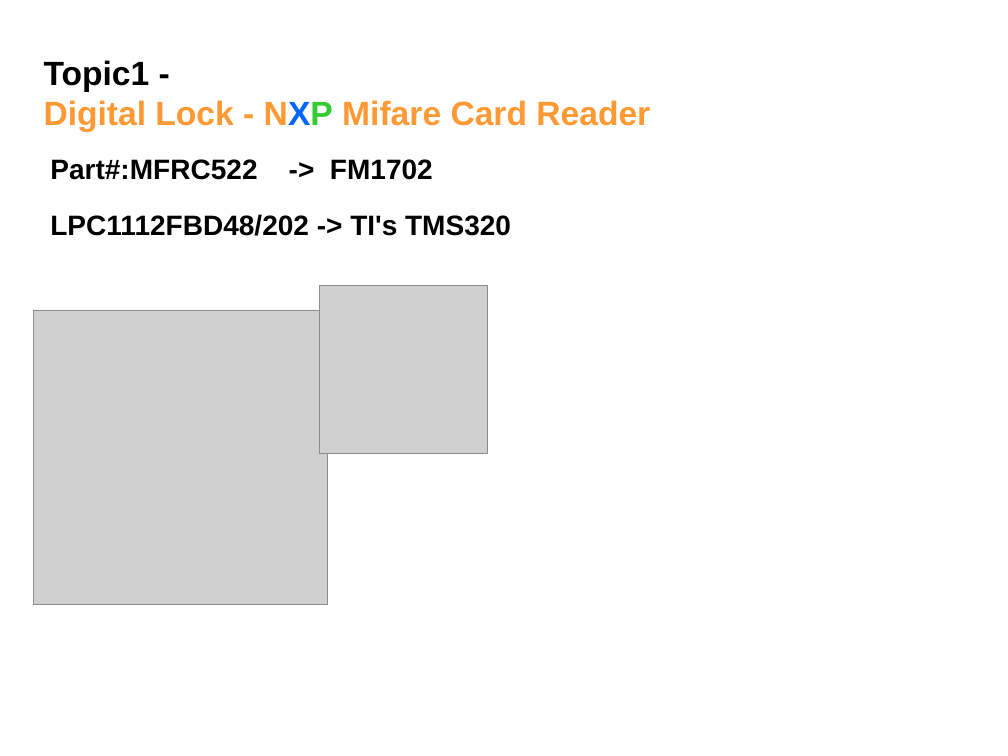
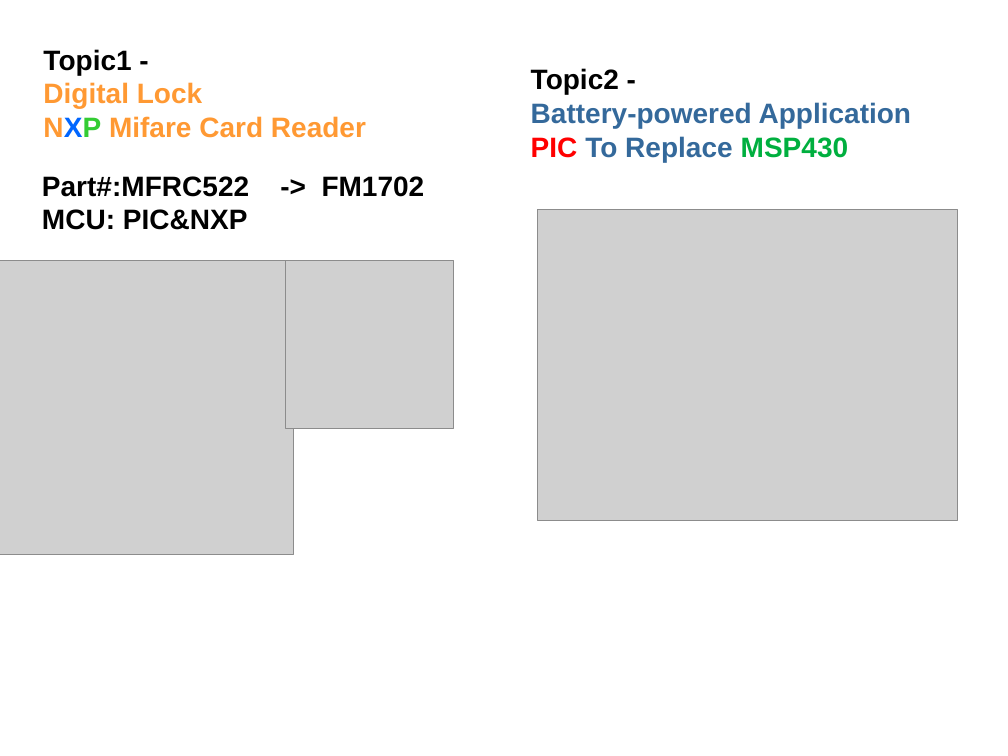
Before and after one commit to izzitech/mg-exam, a slide deck: slide 1 of future docs/2-short presentation/bu2 weekly/SP20110909.ppt. Drawn at 1008x756 pixels with LibreOffice and Linux fonts; fonts in the diff are those of the drawing; grey boxes stand for pictures; background and template pictures are left out. Boxes give left, top, right and bottom in pixels: in the first picture for what was removed or moved away, otherwise in the second. Text is boxed around its words. In the diff, an @@ line names an element or a change of style, - is before the commit and + after.

```diff
--- a/future docs/2-short presentation/bu2 weekly/SP20110909.ppt
+++ b/future docs/2-short presentation/bu2 weekly/SP20110909.ppt
@@ text at (43, 49, 366, 138): text changed; size 24 to 20 pt @@
-Topic1 -
-Digital Lock - NXP Mifare Card Reader
+Topic1 -
+Digital Lock
+NXP Mifare Card Reader
@@ text added at (531, 68, 912, 162), 20 pt, text #34699B, bold @@
+Topic2 -
+Battery-powered Application
+PIC To Replace MSP430
@@ text "Part#:MFRC522 -> FM1702": place and size @@
-text "Part#:MFRC522 -> FM1702" at (50, 159, 511, 236)
+text "Part#:MFRC522 -> FM1702" at (42, 176, 249, 230)
@@ text at (42, 209, 248, 230): text changed @@
-LPC1112FBD48/202 -> TI's TMS320
+MCU: PIC&NXP
@@ picture added at (537, 210, 958, 520) @@
@@ picture: place and size @@
-picture at (33, 310, 328, 605)
+picture at (0, 260, 294, 554)
@@ picture: place and size @@
-picture at (320, 285, 488, 454)
+picture at (285, 260, 454, 428)
```
Also in this commit, not shown: 6 other files.
